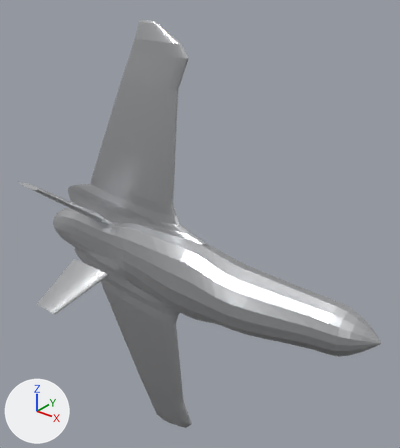
Before and after pictures for a commit that changed the glTF model results/atomrc-dolphin-v1-1/baseline/elodin_package/atomrc-dolphin-v1-1.glb.
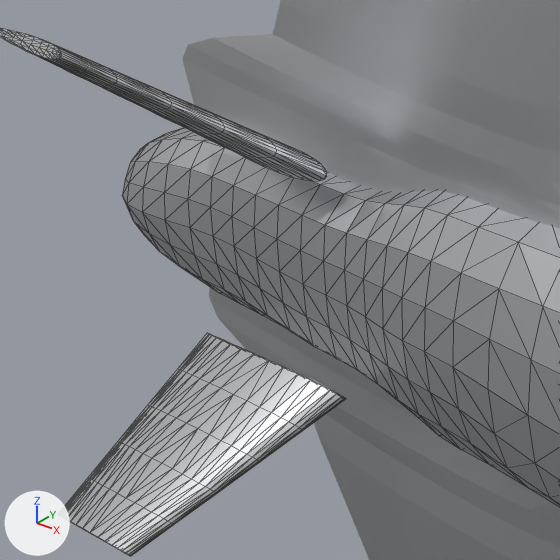
Each version appears first whole from a camera (50 mm lens) standing at (0.624, -0.661, 0.52) and looking at (0.071, 0.03, 0.092), and next in a close-up on the part from 6% to 41% of the width and 39% to 70% of the height. Lighting does not change. The marker at lower left points along +X, +Y and +Z. The older version's two pictures come first. The close-ups show mesh edges as thin lines.

The scene before the commit, as lines of its bpy script (objects in view):
```python
me_fin_l = bpy.data.meshes.new('fin_l')
me_fin_l.from_pydata(...)  # 282 vertices, 560 faces; spans x -0.2505..-0.1236, y -0.1168..-0.0176, z 0.0566..0.1399
me_fin_l.materials.append(mat_aircraft_polished_aluminum)  # white #e0e2e5
me_fin_r = bpy.data.meshes.new('fin_r')
me_fin_r.from_pydata(...)  # 282 vertices, 560 faces; spans x -0.2505..-0.1236, y -0.1168..-0.0176, z -0.1399..-0.0566
me_fin_r.materials.append(mat_aircraft_polished_aluminum)  # white #e0e2e5
me_fuselage = bpy.data.meshes.new('fuselage')
me_fuselage.from_pydata(...)  # 561 vertices, 1104 faces; spans x -0.293..0.419, y -0.057..0.05, z -0.075..0.075
me_fuselage.materials.append(mat_aircraft_polished_aluminum)  # white #e0e2e5
ob_fin_l = bpy.data.objects.new('fin_l', me_fin_l)
ob_fin_l.location = (0.0, 0.0, 0.0)
ob_fin_r = bpy.data.objects.new('fin_r', me_fin_r)
ob_fin_r.location = (0.0, 0.0, 0.0)
ob_fuselage = bpy.data.objects.new('fuselage', me_fuselage)
ob_fuselage.location = (0.0, 0.0, 0.0)
# also in view: 'wing' at (-0.085, 0.006, 0.0)
```
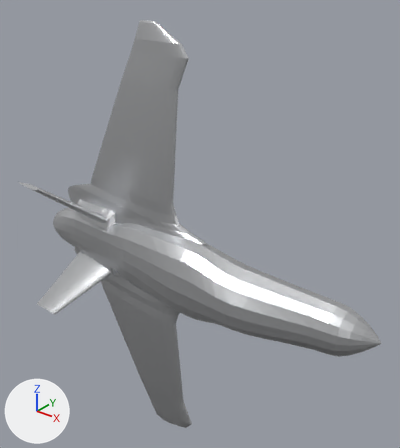
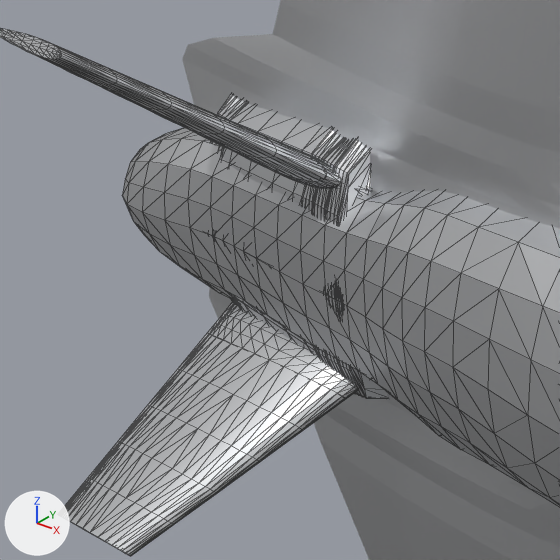
Location of each change, [x1, y1, x2, y2] in pixels of the close-ups (560 x 560 px):
'fairing_aft_shoulder', added
    after: [214, 95, 388, 399]
'fin_r_root', added
    after: [207, 301, 357, 399]
'fin_l_root', added
    after: [266, 149, 371, 195]

Edits to the bpy script that builds the scene:
```text
Add me_fin_r_root:
    me_fin_r_root.from_pydata(...)  # 282 vertices, 560 faces; spans x -0.2306..-0.105, y -0.0262..0.0086, z -0.0674..-0.0352
    me_fin_r_root.materials.append(mat_aircraft_polished_aluminum)  # white #e0e2e5
Add me_fin_l_root:
    me_fin_l_root.from_pydata(...)  # 282 vertices, 560 faces; spans x -0.2306..-0.105, y -0.0262..0.0086, z 0.0352..0.0674
    me_fin_l_root.materials.append(mat_aircraft_polished_aluminum)  # white #e0e2e5
Add me_fairing_aft_shoulder:
    me_fairing_aft_shoulder.from_pydata(...)  # 546 vertices, 1088 faces; spans x -0.236..-0.111, y -0.0291..0.0163, z -0.0745..0.0745
    me_fairing_aft_shoulder.materials.append(mat_aircraft_polished_aluminum)  # white #e0e2e5
Add ob_fin_r_root:
    ob_fin_r_root = bpy.data.objects.new('fin_r_root', me_fin_r_root)
    ob_fin_r_root.location = (0.0, 0.0, 0.0)
Add ob_fin_l_root:
    ob_fin_l_root = bpy.data.objects.new('fin_l_root', me_fin_l_root)
    ob_fin_l_root.location = (0.0, 0.0, 0.0)
Add ob_fairing_aft_shoulder:
    ob_fairing_aft_shoulder = bpy.data.objects.new('fairing_aft_shoulder', me_fairing_aft_shoulder)
    ob_fairing_aft_shoulder.location = (0.0, 0.0, 0.0)
```
